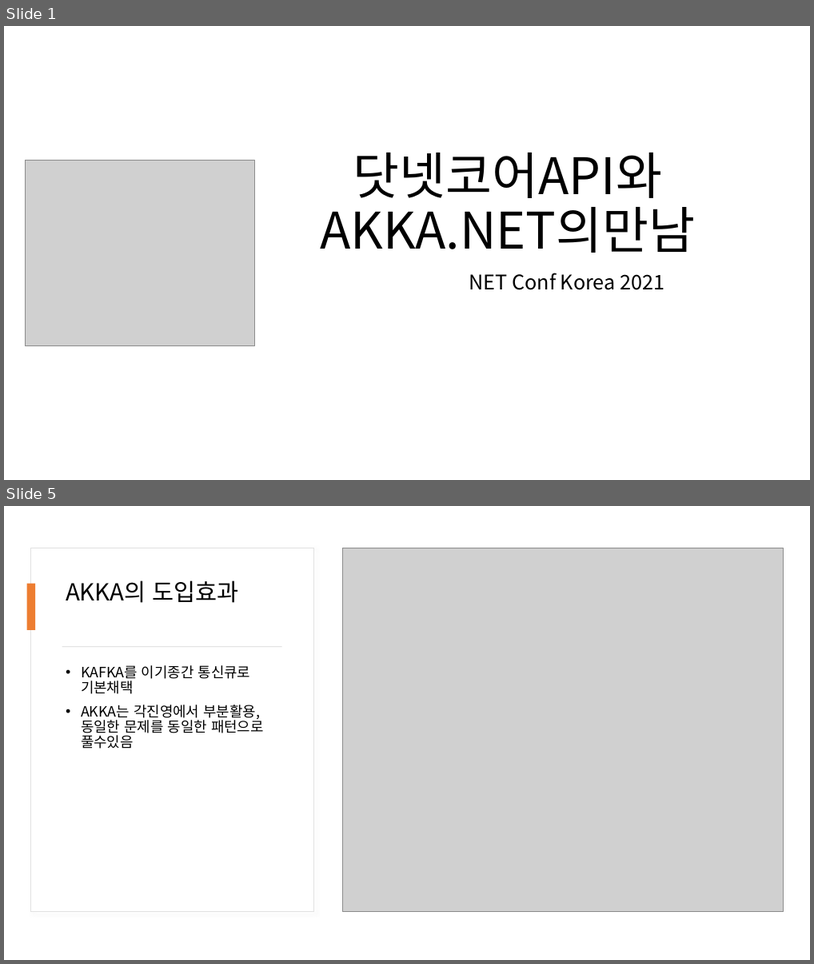
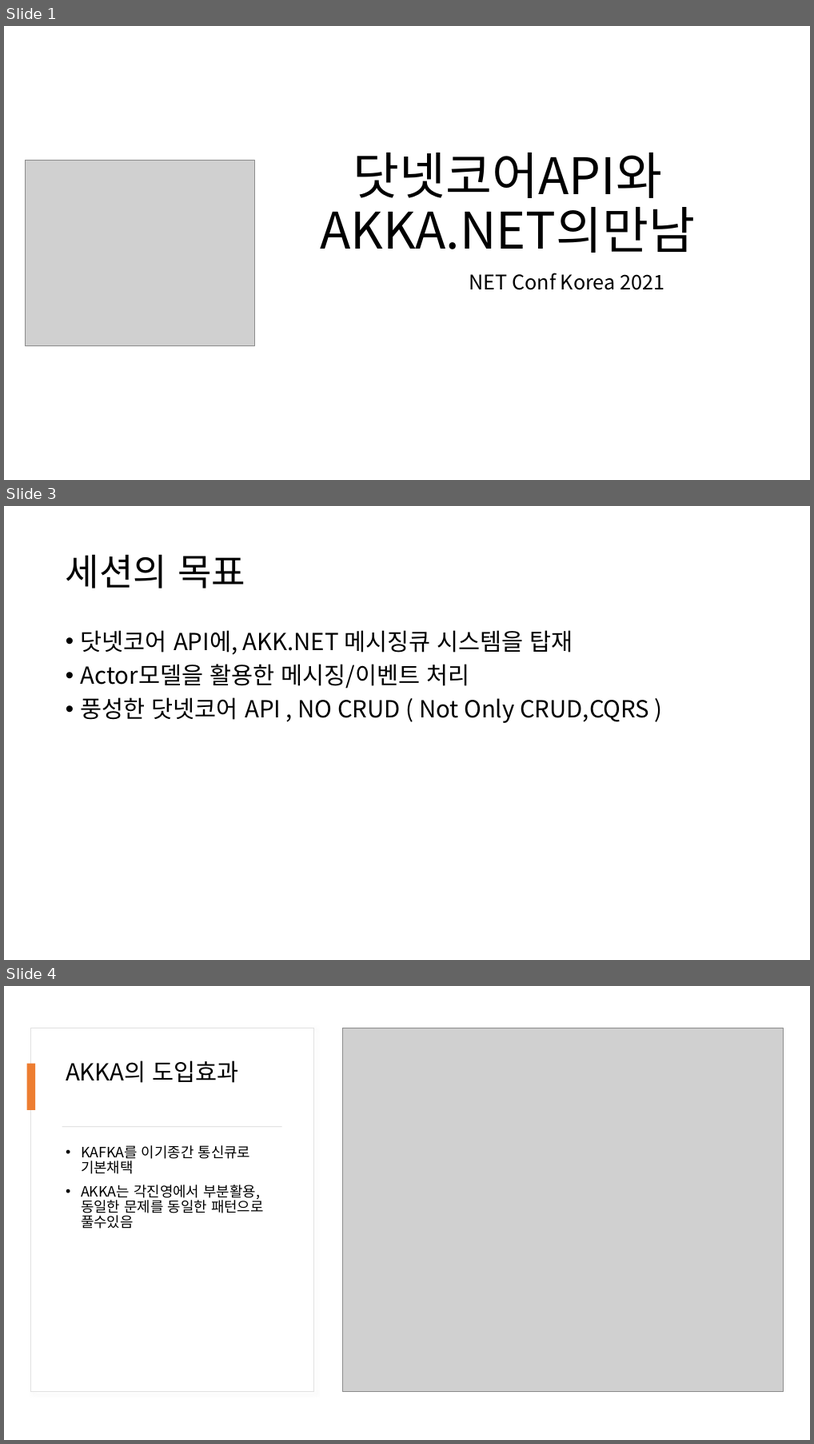
Before and after one commit to psmon/AkkaDotModule, a slide deck: Doc/DotCoreApiWithAkka.pptx. Shown one above the other, each under a label of ours: slides 1 and 5 before the commit, slides 1, 3 and 4 after it; the slides between them are not shown. The pictures are 814x964 and 814x1444 pixels, drawn with LibreOffice and Linux fonts; fonts in the diff are those of the drawing; grey boxes stand for pictures. Boxes give left, top, right and bottom in pixels: in the first picture for what was removed or moved away, otherwise in the second. Text is boxed around its words. In the diff, an @@ line names an element or a change of style, - is before the commit and + after.

```diff
--- a/Doc/DotCoreApiWithAkka.pptx
+++ b/Doc/DotCoreApiWithAkka.pptx
@@ slide 3 added at box(4, 506, 810, 960), background #FFFFFF @@
@@ title added at box(66, 554, 246, 588), 44 pt, text #000000 @@
+세션의 목표
@@ text added at box(81, 630, 650, 723), 28 pt, text #000000 @@
+• 닷넷코어 API에, AKK.NET 메시징큐 시스템을 탑재
+• Actor모델을 활용한 메시징/이벤트 처리
+• 풍성한 닷넷코어 API , NO CRUD ( Not Only CRUD,CQRS )
@@ what was slide 5 is now slide 4 @@
```
Also in this commit, not shown: 5 slides changed, 1 other slide added, 1 slide removed, 1 other file.
